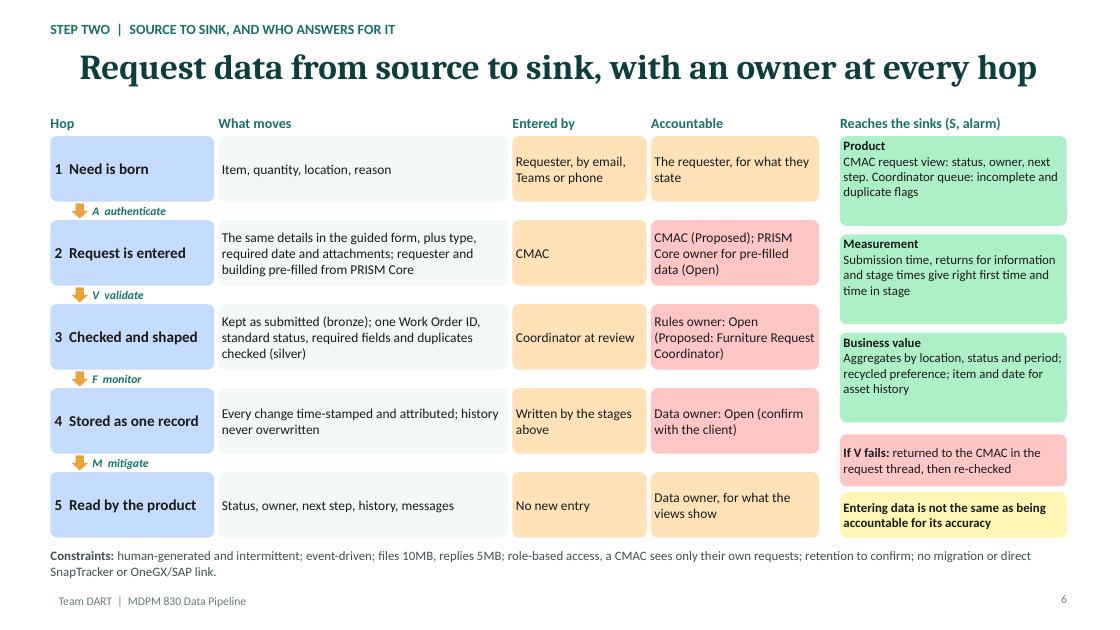
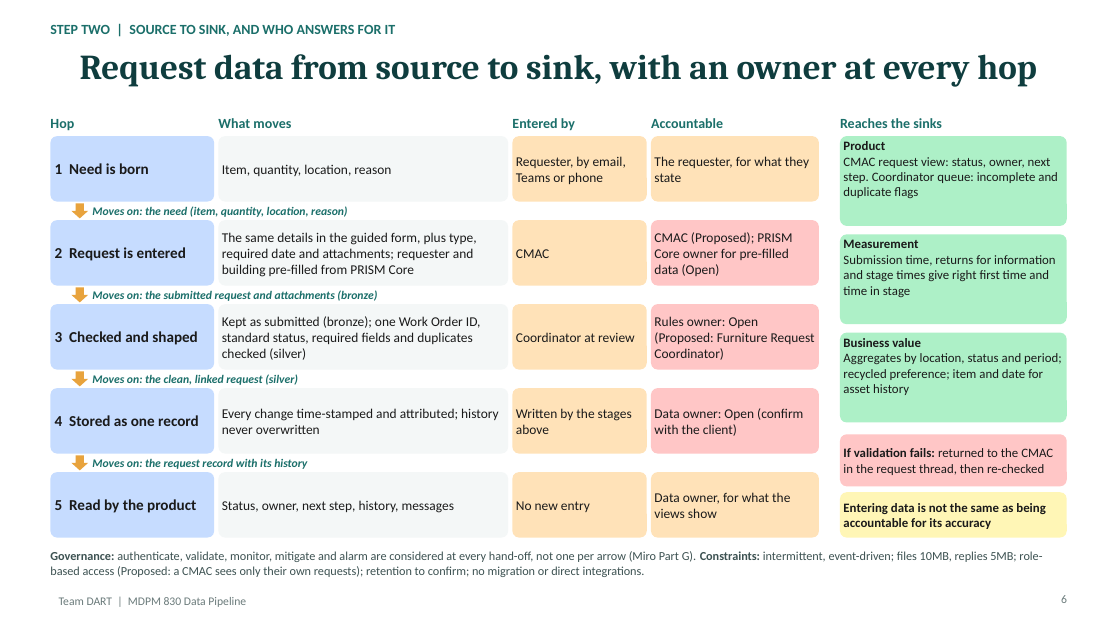
Before and after one commit to teminicrownpro-max/Adekunle-Adeniji, a slide deck: slide 6 of MDPM 830/Data Pipeline/TeamDART_MDPM830_Data_Pipeline.pptx. Drawn at 1120x630 pixels with LibreOffice and Linux fonts; fonts in the diff are those of the drawing. Boxes give left, top, right and bottom in pixels: in the first picture for what was removed or moved away, otherwise in the second. Text is boxed around its words. In the diff, an @@ line names an element or a change of style, - is before the commit and + after.

```diff
--- a/MDPM 830/Data Pipeline/TeamDART_MDPM830_Data_Pipeline.pptx
+++ b/MDPM 830/Data Pipeline/TeamDART_MDPM830_Data_Pipeline.pptx
@@ text at <box>840,118,942,128</box>: text changed @@
-Reaches the sinks (S, alarm)
+Reaches the sinks
@@ text at <box>92,206,347,217</box>: text changed @@
-A authenticate
+Moves on: the need (item, quantity, location, reason)
@@ text at <box>92,290,377,301</box>: text changed @@
-V validate
+Moves on: the submitted request and attachments (bronze)
@@ text at <box>92,374,298,385</box>: text changed @@
-F monitor
+Moves on: the clean, linked request (silver)
@@ text at <box>843,448,1053,475</box>: text changed @@
-If V fails: returned to the CMAC in the request thread, then re-checked
+If validation fails: returned to the CMAC in the request thread, then re-checked
@@ text at <box>92,458,307,469</box>: text changed @@
-M mitigate
+Moves on: the request record with its history
@@ text at <box>50,551,1042,577</box>: text changed; size 11 to 10.5 pt @@
-Constraints: human-generated and intermittent; event-driven; files 10MB, replies 5MB; role-based access, a CMAC sees only their own requests; retention to confirm; no migration or direct SnapTracker or OneGX/SAP link.
+Governance: authenticate, validate, monitor, mitigate and alarm are considered at every hand-off, not one per arrow (Miro Part G). Constraints: intermittent, event-driven; files 10MB, replies 5MB; role-based access (Proposed: a CMAC sees only their own requests); retention to confirm; no migration or direct integrations.
```
Also in this commit, not shown: 2 other slides changed, 2 other files.
